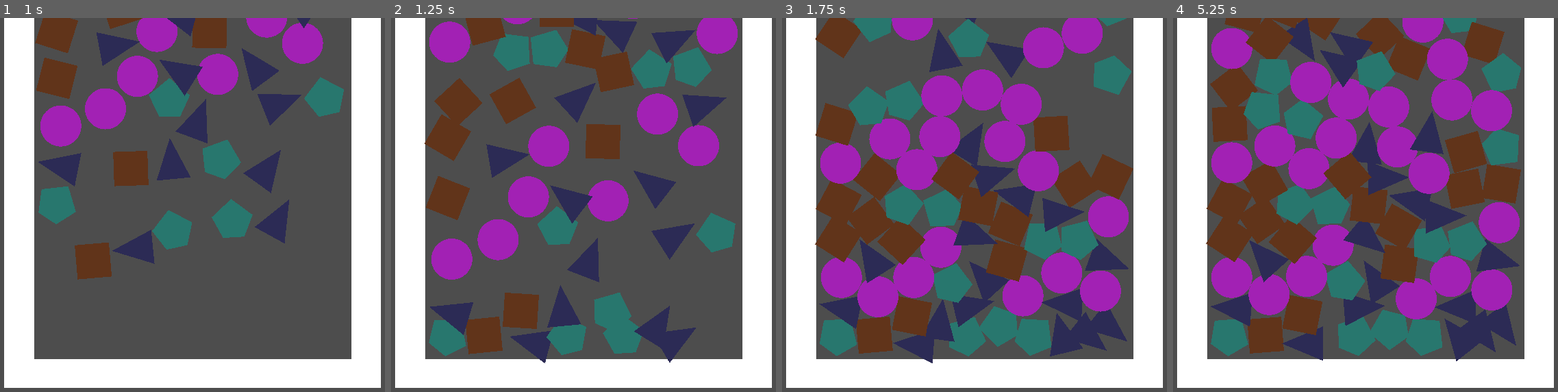
Above: before the commit, frames 1-4 (left to right).
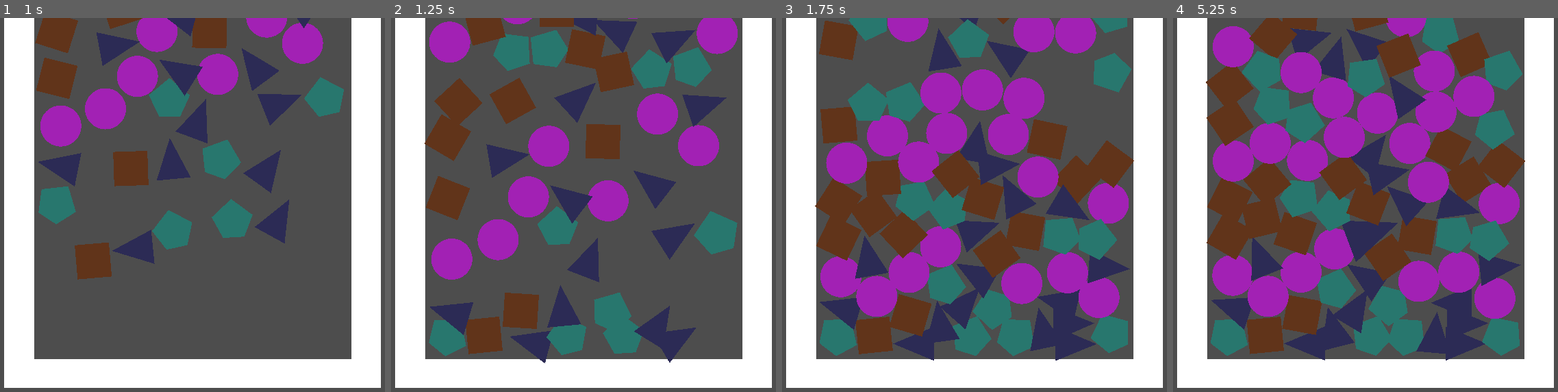
Above: after the commit, the same moments.

Repository: G-U-T-S/theana_jam
Game: Godot game, scene res://Scenes/main.tscn
Two runs of this game, one before a commit and one after it. Both use one fixed random seed, a clock stepped at 60 frames per second and the inputs below.
Inputs (mouse positions are in pixels of both pictures, inside the frame that each line leads up to):
- Up to frame 1 (1 s): move the mouse to (311, 201) at 0.52 s; press the mouse at (311, 201) at 0.53 s
- Up to frame 2 (1.25 s): no input
- Up to frame 3 (1.75 s): move the mouse to (866, 242) at 1.27 s; release the mouse at (866, 242) at 1.28 s; click (866, 242) at 1.35 s
- Up to frame 4 (5.25 s): move the mouse to (1419, 133) at 2.02 s; press the mouse at (1419, 133) at 2.03 s; move the mouse to (1338, 305) at 2.77 s; release the mouse at (1338, 305) at 2.78 s; click (1338, 305) at 2.85 s; move the mouse to (1531, 283) at 3.52 s; press the mouse at (1531, 283) at 3.53 s; tap Enter at 4.25 s; move the mouse to (1199, 160) at 4.27 s; release the mouse at (1199, 160) at 4.28 s; click (1199, 160) at 4.35 s; tap Space at 5 s; move the mouse to (1392, 223) at 5.02 s; press the mouse at (1392, 223) at 5.03 s

Frame 1 is identical in both runs. In frame 2, 0.1% of the frame differs, in the area x 78-91%, y 51-64%; in frame 3, 18%; in frame 4, 28%, in the area x 8-92%, y 0-92%.

Commit message:
novamente
como dito antes, "texture", inflate e deflate

Diff:
--- a/Scripts/base_shape.gd
+++ b/Scripts/base_shape.gd
@@ -1,3 +1,19 @@
 class_name BaseShape extends RigidBody2D
 
 @export var type: String = ""
+
+# o valor dessa variavel que
+# vai ser afetado pelo inflate
+@export var texture: Node2D = null
+
+
+func inflate() -> void:
+	var inflate_tween: Tween = create_tween()
+	inflate_tween.tween_property(texture, "scale", Vector2(1.3, 1.3), 0.2)
+	inflate_tween.play()
+
+
+func deflate() -> void:
+	var deflate_tween: Tween = create_tween()
+	deflate_tween.tween_property(texture, "scale", Vector2.ONE, 0.2)
+	deflate_tween.play()
--- a/Scripts/main.gd
+++ b/Scripts/main.gd
@@ -6,6 +6,7 @@
 var min_shapes_quantity: int = 80
 var current_selected_shapes: Array[BaseShape] = []
 var current_shape_type: String = ""
+var min_combo: int = 3
 
 # essa variavel serve para limitar a distancia
 # entre a ultima forma selecionada e a proxima
@@ -32,6 +33,7 @@
 	# essa funçao testa se a "shape"
 	# ja nao esta na lista
 	if current_selected_shapes.size() <= 0:
+		new_shape.inflate()
 		current_selected_shapes.append(new_shape)
 		current_shape_type = new_shape.type
 		return
@@ -45,6 +47,7 @@
 		if current_shape_type == new_shape.type\
 		and is_shape_distance_valid(new_shape, max_detect_distance):
 
+			new_shape.inflate()
 			current_selected_shapes.append(new_shape)
 
 
@@ -66,8 +69,13 @@
 
 	elif event.is_action_released("mouse_left"):
 		is_selecting = false
+
 		# TEMP
 		for shape in current_selected_shapes:
-			shape.queue_free()
+			if current_selected_shapes.size() >= min_combo:
+				shape.queue_free()
+			else:
+				shape.deflate()
+
 		current_selected_shapes.clear()
 		current_shape_type = ""
